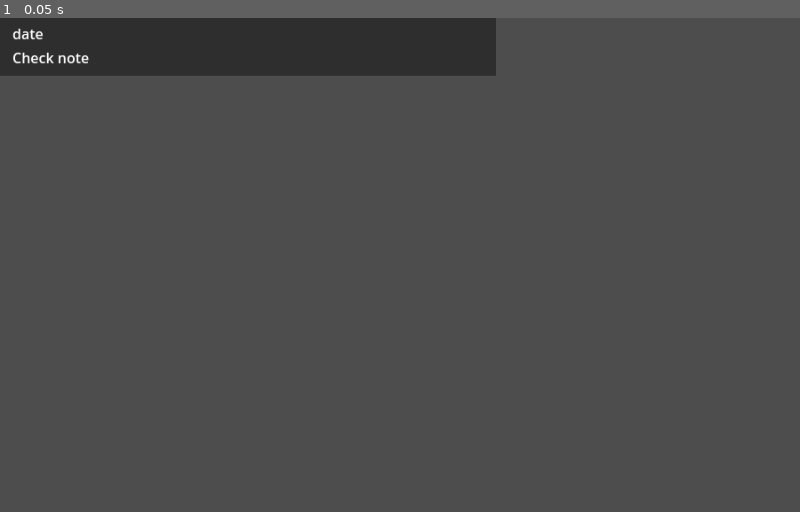
Above: before the commit, frame 1.
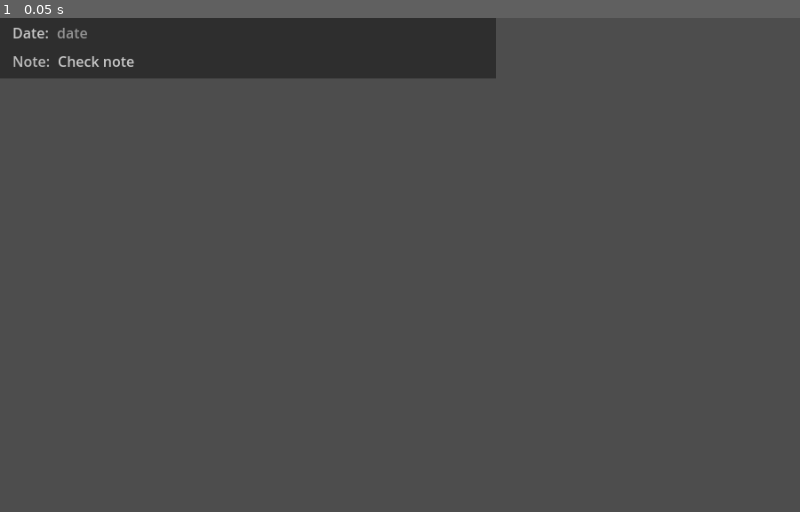
Above: after the commit, the same moment.

Repository: JellyLion/Time-Check
Game: Godot game, scene res://Assets/Scenes/CheckInfo.tscn
The game is run twice, just before and just after one commit, with the same random seed, the same clock (stepped at 60 frames per second) and the same inputs. This scene is started directly instead of the project's main scene.
Inputs:
- Up to frame 1 (0.05 s): no input

The runs differ from the first frame. In frame 1, 0.6% of the frame differs, in the area x 0-62%, y 1-13%.

Commit message:
Stored time checks have a better format
Also, they don't fill up the space vertically and have a minimum y size of 68px.

Diff:
--- a/Assets/Scenes/CheckInfo.tscn
+++ b/Assets/Scenes/CheckInfo.tscn
@@ -4,10 +4,10 @@
 bg_color = Color(0.180005, 0.180005, 0.180005, 1)
 
 [node name="CheckInfo" type="PanelContainer"]
+custom_minimum_size = Vector2(0, 68)
 offset_right = 558.0
-offset_bottom = 65.0
+offset_bottom = 68.0
 size_flags_horizontal = 3
-size_flags_vertical = 3
 theme_override_styles/panel = SubResource("StyleBoxFlat_0slxt")
 
 [node name="HBoxContainer" type="HBoxContainer" parent="."]
@@ -27,12 +27,35 @@
 size_flags_vertical = 3
 size_flags_stretch_ratio = 0.25
 
-[node name="DayAndHour" type="Label" parent="HBoxContainer/VBoxContainer"]
+[node name="DateHBox" type="HBoxContainer" parent="HBoxContainer/VBoxContainer/Control"]
+layout_mode = 0
+offset_right = 544.0
+offset_bottom = 33.0
+
+[node name="Date" type="Label" parent="HBoxContainer/VBoxContainer/Control/DateHBox"]
 layout_mode = 2
+theme_override_colors/font_color = Color(0.783523, 0.783523, 0.783523, 1)
+text = "Date: "
+
+[node name="DayAndHour" type="Label" parent="HBoxContainer/VBoxContainer/Control/DateHBox"]
+layout_mode = 2
+theme_override_colors/font_color = Color(0.581033, 0.581033, 0.581033, 1)
 text = "date"
 
-[node name="CheckNote" type="Label" parent="HBoxContainer/VBoxContainer"]
+[node name="NoteHBox" type="HBoxContainer" parent="HBoxContainer/VBoxContainer/Control"]
+layout_mode = 0
+offset_top = 33.0
+offset_right = 544.0
+offset_bottom = 65.0
+
+[node name="Note" type="Label" parent="HBoxContainer/VBoxContainer/Control/NoteHBox"]
 layout_mode = 2
+theme_override_colors/font_color = Color(0.733333, 0.733333, 0.733333, 1)
+text = "Note: "
+
+[node name="CheckNote" type="Label" parent="HBoxContainer/VBoxContainer/Control/NoteHBox"]
+layout_mode = 2
+theme_override_colors/font_color = Color(0.783523, 0.783523, 0.783523, 1)
 text = "Check note"
 
 [node name="Control2" type="Control" parent="HBoxContainer/VBoxContainer"]
--- a/Assets/Scenes/time_checker_notification.tscn
+++ b/Assets/Scenes/time_checker_notification.tscn
@@ -1,6 +1,6 @@
 [gd_scene load_steps=3 format=3 uid="uid://dw4fdjei1l7yc"]
 
-[ext_resource type="Script" path="res://Assets/Scenes/time_checker_notification.gd" id="1_bs4sx"]
+[ext_resource type="Script" path="res://Scripts/time_checker_notification.gd" id="1_meuwl"]
 
 [sub_resource type="LabelSettings" id="LabelSettings_tn1b1"]
 font_size = 19
@@ -9,7 +9,7 @@
 position = Vector2i(0, 36)
 size = Vector2i(250, 150)
 always_on_top = true
-script = ExtResource("1_bs4sx")
+script = ExtResource("1_meuwl")
 
 [node name="BackGround" type="Panel" parent="."]
 offset_right = 250.0
--- a/Check_2024-05-29_10-55.tscn
+++ /dev/null
@@ -1,41 +0,0 @@
-[gd_scene load_steps=2 format=3 uid="uid://cta7mpt0d0s5y"]
-
-[sub_resource type="StyleBoxFlat" id="StyleBoxFlat_0slxt"]
-bg_color = Color(0.180005, 0.180005, 0.180005, 1)
-
-[node name="CheckInfo" type="PanelContainer"]
-offset_right = 558.0
-offset_bottom = 65.0
-size_flags_horizontal = 3
-size_flags_vertical = 3
-theme_override_styles/panel = SubResource("StyleBoxFlat_0slxt")
-
-[node name="HBoxContainer" type="HBoxContainer" parent="."]
-layout_mode = 2
-
-[node name="Control" type="Control" parent="HBoxContainer"]
-layout_mode = 2
-size_flags_horizontal = 3
-size_flags_stretch_ratio = 0.02
-
-[node name="VBoxContainer" type="VBoxContainer" parent="HBoxContainer"]
-layout_mode = 2
-size_flags_horizontal = 3
-
-[node name="Control" type="Control" parent="HBoxContainer/VBoxContainer"]
-layout_mode = 2
-size_flags_vertical = 3
-size_flags_stretch_ratio = 0.25
-
-[node name="DayAndHour" type="Label" parent="HBoxContainer/VBoxContainer"]
-layout_mode = 2
-text = "2024-05-29_10-55"
-
-[node name="CheckNote" type="Label" parent="HBoxContainer/VBoxContainer"]
-layout_mode = 2
-text = "seca"
-
-[node name="Control2" type="Control" parent="HBoxContainer/VBoxContainer"]
-layout_mode = 2
-size_flags_vertical = 3
-size_flags_stretch_ratio = 0.5
--- a/Main.tscn
+++ b/Main.tscn
@@ -1,11 +1,10 @@
-[gd_scene load_steps=17 format=3 uid="uid://cvgqg6s3y13c3"]
+[gd_scene load_steps=16 format=3 uid="uid://cvgqg6s3y13c3"]
 
 [ext_resource type="Texture2D" uid="uid://lbev18qh7qdj" path="res://Assets/Buttons/AppBar/MinimizeBtn.png" id="1_6ihf3"]
 [ext_resource type="Script" path="res://Main.gd" id="1_ka2lc"]
 [ext_resource type="Script" path="res://Scripts/AppBarButtons.gd" id="1_yyigs"]
 [ext_resource type="Script" path="res://Scripts/CurrentTime.gd" id="2_m1bxy"]
 [ext_resource type="Texture2D" uid="uid://c10kndmtmglbv" path="res://Assets/Buttons/AppBar/MaximizeBtn.png" id="2_mgum6"]
-[ext_resource type="Script" path="res://Scripts/CustomTransparentButton.gd" id="2_vrfww"]
 [ext_resource type="Texture2D" uid="uid://dquglo7dwb3ov" path="res://Assets/Buttons/AppBar/ExitBtn.png" id="3_gybec"]
 [ext_resource type="Script" path="res://StorageSpace.gd" id="8_e4dsp"]
 [ext_resource type="Script" path="res://Scripts/Configuration.gd" id="10_5v3bx"]
@@ -91,7 +90,6 @@
 size_flags_horizontal = 3
 texture_normal = ExtResource("1_6ihf3")
 stretch_mode = 3
-script = ExtResource("2_vrfww")
 
 [node name="Maximize" type="TextureButton" parent="VBoxContainer/TitlePanel/AppBarButtons"]
 layout_mode = 2
--- a/Scripts/CustomTransparentButton.gd
+++ /dev/null
@@ -1,33 +0,0 @@
-extends TextureButton
-#
-func _on_mouse_entered():
-	print ("on mouse entered")
-
-#func _ready() -> void:
-	#connect("mouse_entered", self, "mouse_entered")
-	#connect("mouse_exited", self, "mouse_exited")
-	#connect("toggled", self, "on_toggled")
-	#update_colours()
-	#
-	#
-#func update_colours() -> void:
-	#if pressed:
-		#modulate = Defaults.btn_active_colour
-	#else:
-		#modulate = Defaults.btn_inactive_colour
-	#
-	#
-#func mouse_entered() -> void:
-	#modulate = Defaults.btn_active_colour
-	#
-	#
-#func mouse_exited() -> void:
-	#if !pressed:
-		#modulate = Defaults.btn_inactive_colour
-#
-#
-#func on_toggled(really : bool) -> void:
-	#if really:
-		#modulate = Defaults.btn_active_colour
-	#else:
-		#modulate = Defaults.btn_inactive_colour
Renamed: Assets/Scenes/time_checker_notification.gd -> Scripts/time_checker_notification.gd
